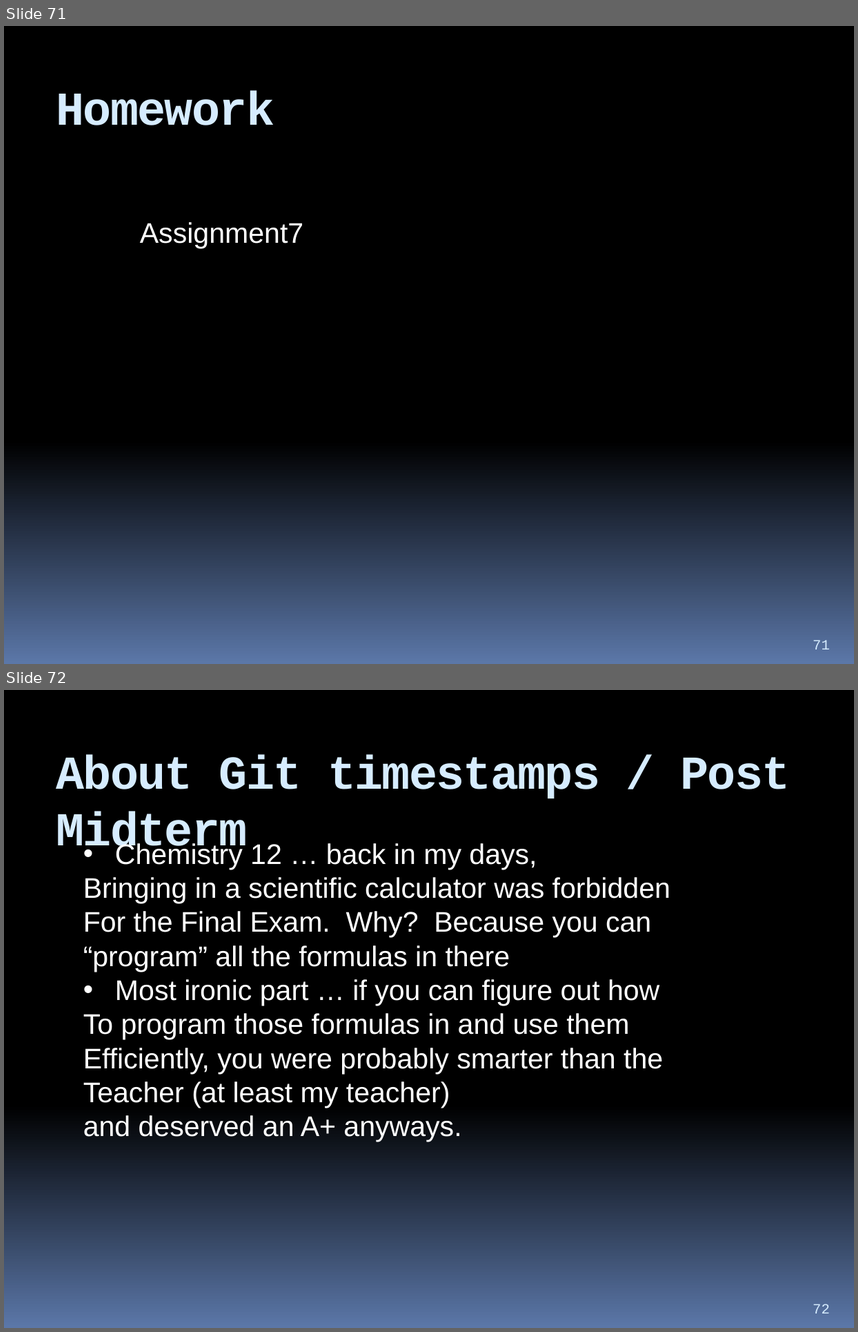
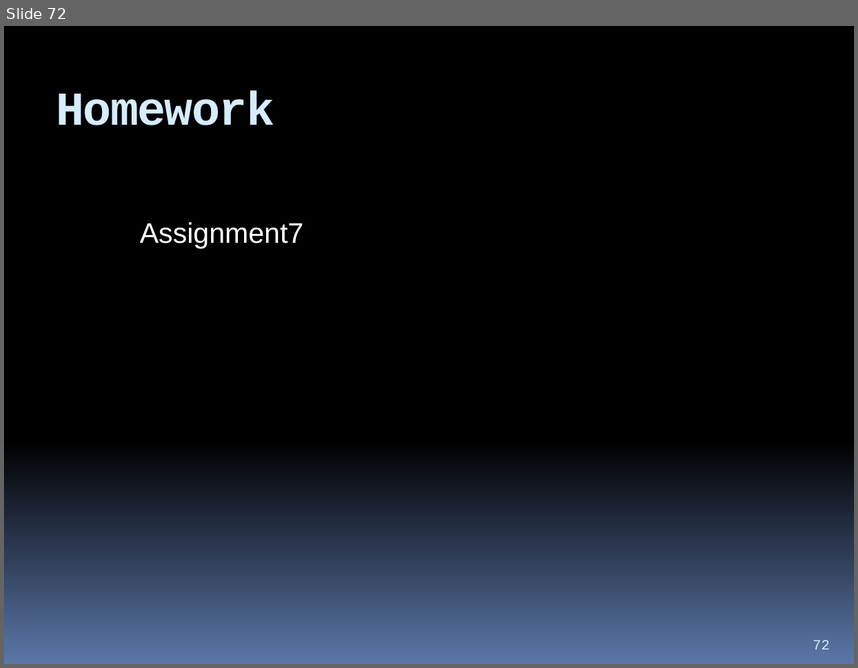
Before and after one commit to hchan/comp2613, a slide deck: coursePresentation.pptx. Shown one above the other, each under a label of ours: slides 71 and 72 before the commit, slide 72 after it. The pictures are 858x1332 and 858x668 pixels, drawn with LibreOffice and Linux fonts; fonts in the diff are those of the drawing. Boxes give left, top, right and bottom in pixels: in the first picture for what was removed or moved away, otherwise in the second. Text is boxed around its words. In the diff, an @@ line names an element or a change of style, - is before the commit and + after.

```diff
--- a/coursePresentation.pptx
+++ b/coursePresentation.pptx
@@ slide 72 removed at box(4, 690, 854, 1328), background gradient #000000 to #5B77A8 @@
@@ title removed at box(56, 755, 791, 858) @@
-About Git timestamps / Post Midterm
@@ text removed at box(83, 841, 671, 1141) @@
-• Chemistry 12 … back in my days,
-Bringing in a scientific calculator was forbidden
-For the Final Exam. Why? Because you can
-“program” all the formulas in there
-• Most ironic part … if you can figure out how
-To program those formulas in and use them
-Efficiently, you were probably smarter than the
-Teacher (at least my teacher)
-and deserved an A+ anyways.
@@ page number removed at box(813, 1303, 830, 1313) @@
-72
@@ what was slide 71 is now slide 72 @@
@@ page number at box(813, 639, 830, 649): text changed @@
-71
+72
```
Also in this commit, not shown: 12 slides changed, 2 slides added, 10 other slides removed, 3 other files.
